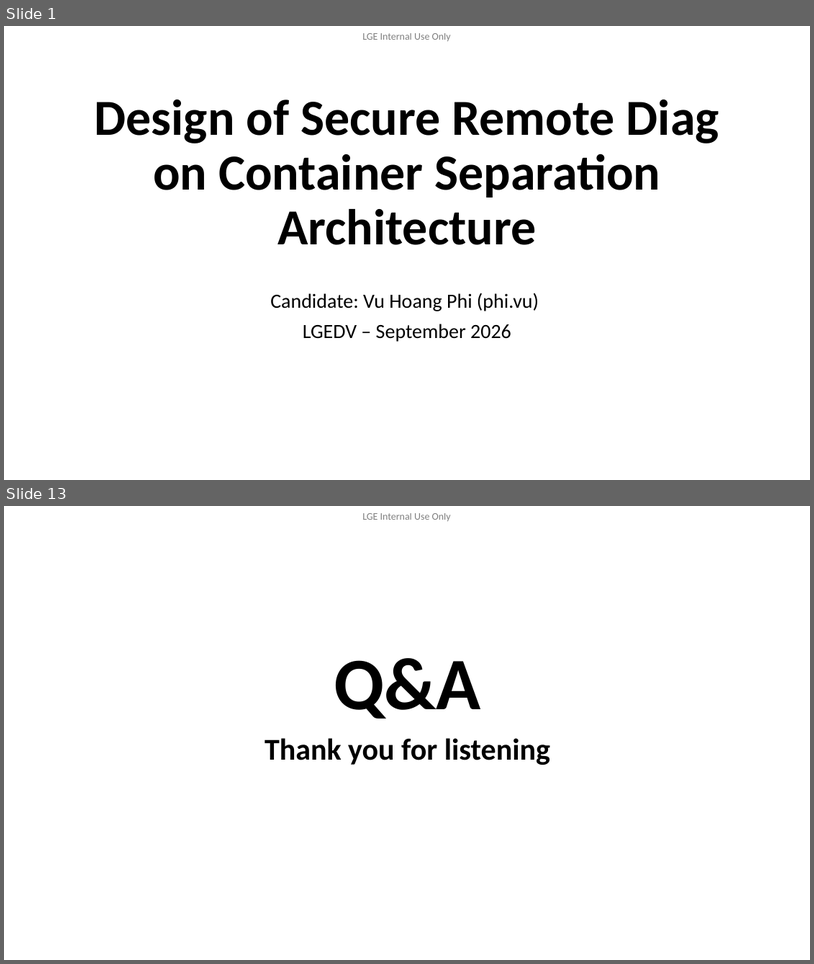
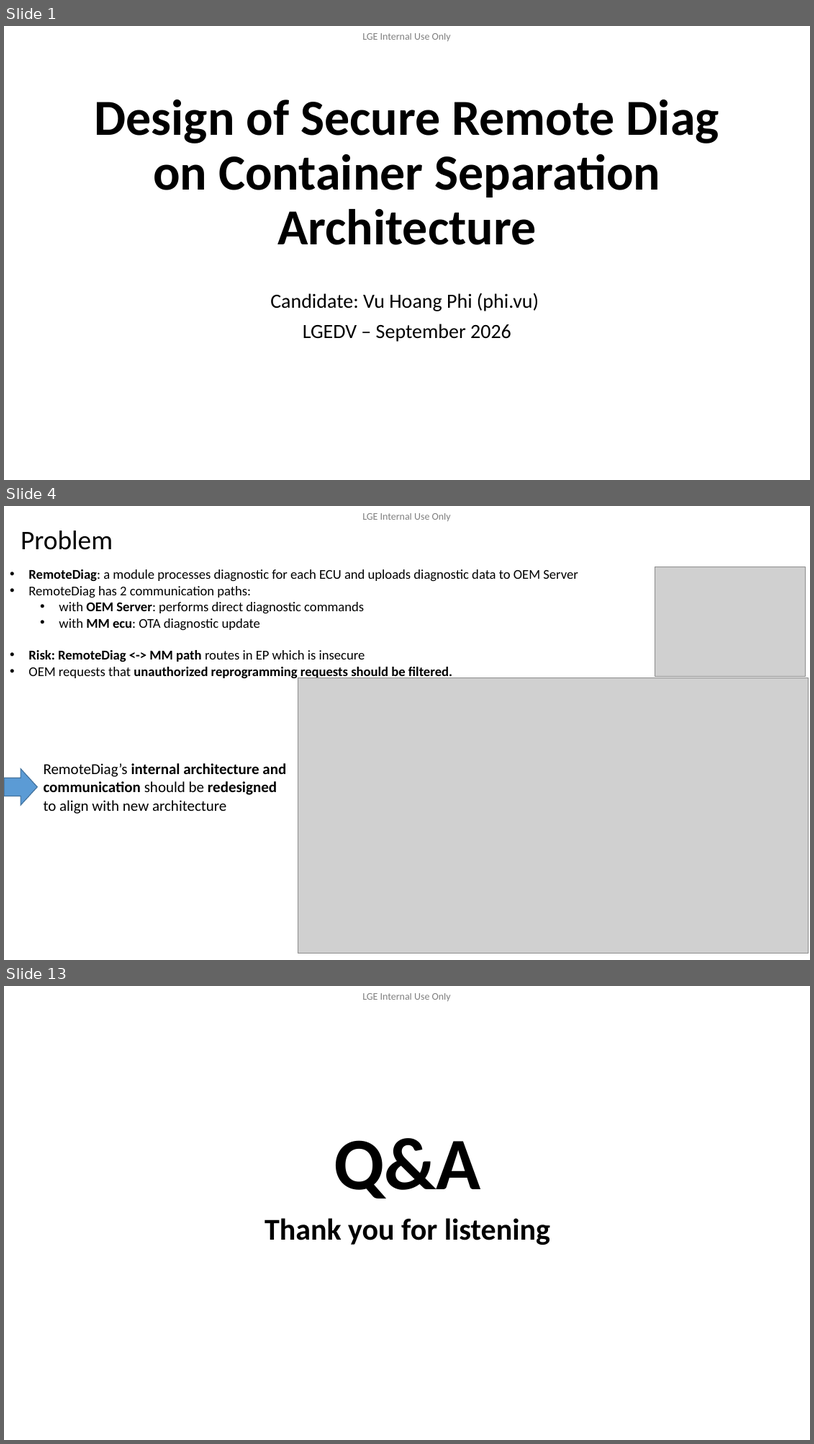
Before and after one commit to btqt/fe, a slide deck: design/FE_phi.vu_Design of Secure Remote Diag on Container Separation Architecture_3rd.pptx. Shown one above the other, each under a label of ours: slides 1 and 13 before the commit, slides 1, 4 and 13 after it; the slides between them are not shown. The pictures are 814x964 and 814x1444 pixels, drawn with LibreOffice and Linux fonts; fonts in the diff are those of the drawing; grey boxes stand for pictures; background and template pictures are left out. Boxes give left, top, right and bottom in pixels: in the first picture for what was removed or moved away, otherwise in the second. Text is boxed around its words. In the diff, an @@ line names an element or a change of style, - is before the commit and + after.

```diff
--- a/design/FE_phi.vu_Design of Secure Remote Diag on Container Separation Architecture_3rd.pptx
+++ b/design/FE_phi.vu_Design of Secure Remote Diag on Container Separation Architecture_3rd.pptx
@@ slide 4 added at (x1=4, y1=506, x2=810, y2=960), background #FFFFFF; not listed: 1 template element that a slide beside it also shows @@
@@ title added at (x1=21, y1=530, x2=113, y2=550), 32 pt, text #000000 @@
+Problem
@@ text added at (x1=28, y1=569, x2=578, y2=678), 16 pt, text #000000 @@
+• RemoteDiag: a module processes diagnostic for each ECU and uploads diagnostic data to OEM Server
+• RemoteDiag has 2 communication paths:
+  • with OEM Server: performs direct diagnostic commands
+  • with MM ecu: OTA diagnostic update
+• Risk: RemoteDiag <-> MM path routes in EP which is insecure
+• OEM requests that unauthorized reprogramming requests should be filtered.
@@ picture added at (x1=656, y1=567, x2=805, y2=676) @@
@@ picture added at (x1=298, y1=678, x2=809, y2=953) @@
@@ text added at (x1=44, y1=763, x2=286, y2=813), 18 pt, text #000000 @@
+RemoteDiag’s internal architecture and communication should be redesigned to align with new architecture
@@ right arrow added at (x1=4, y1=769, x2=37, y2=805), fill #5B9BD5, outline #43739E 1 pt @@
```
Also in this commit, not shown: 9 slides changed, 2 other slides added, 9 slides removed, 1 other file.
